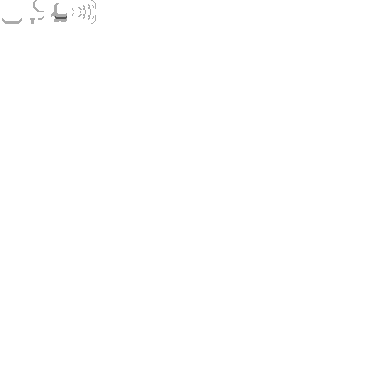
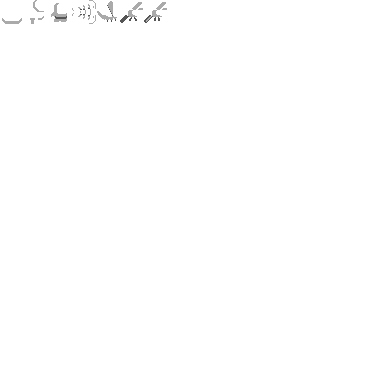
Two versions of the same layered image (384x384). Layer-by-layer changes:
added layer "Damselfly" above "Dragonfly" over box(144, 2, 167, 23)
added layer "Dragonfly" above "Mayfly" over box(120, 2, 143, 23)
added layer "Mayfly" above "Silverfish" over box(97, 1, 117, 22)
painted on "Silverfish" over box(80, 0, 93, 24)
